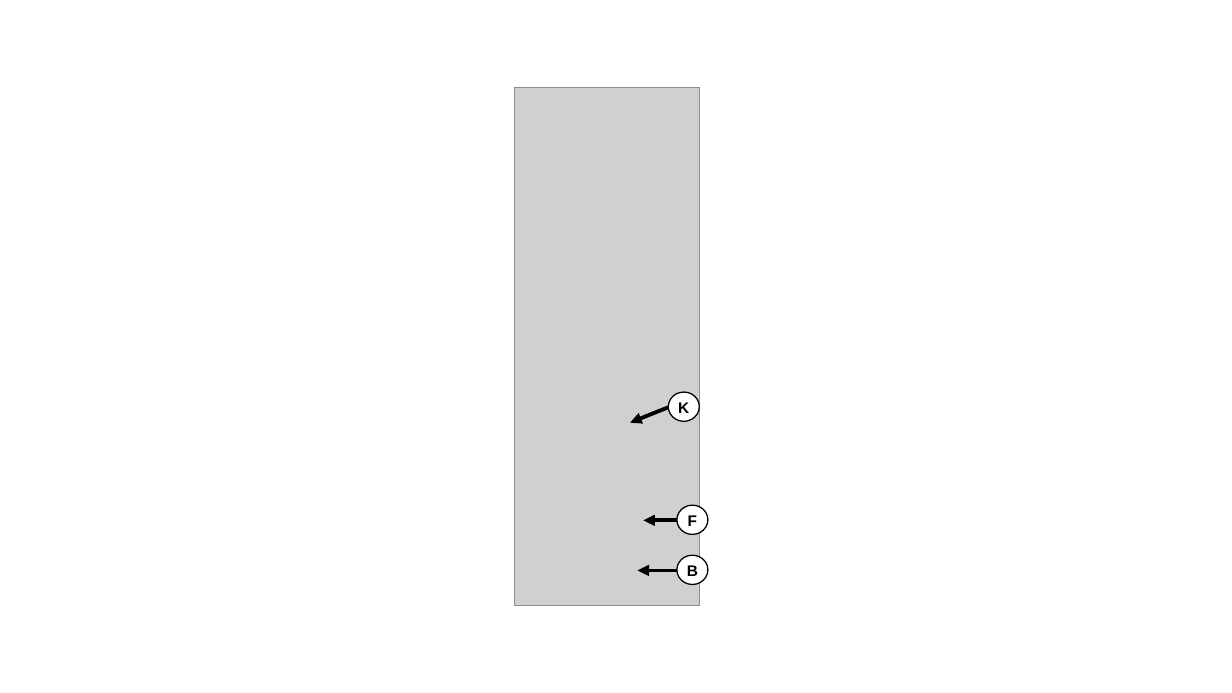
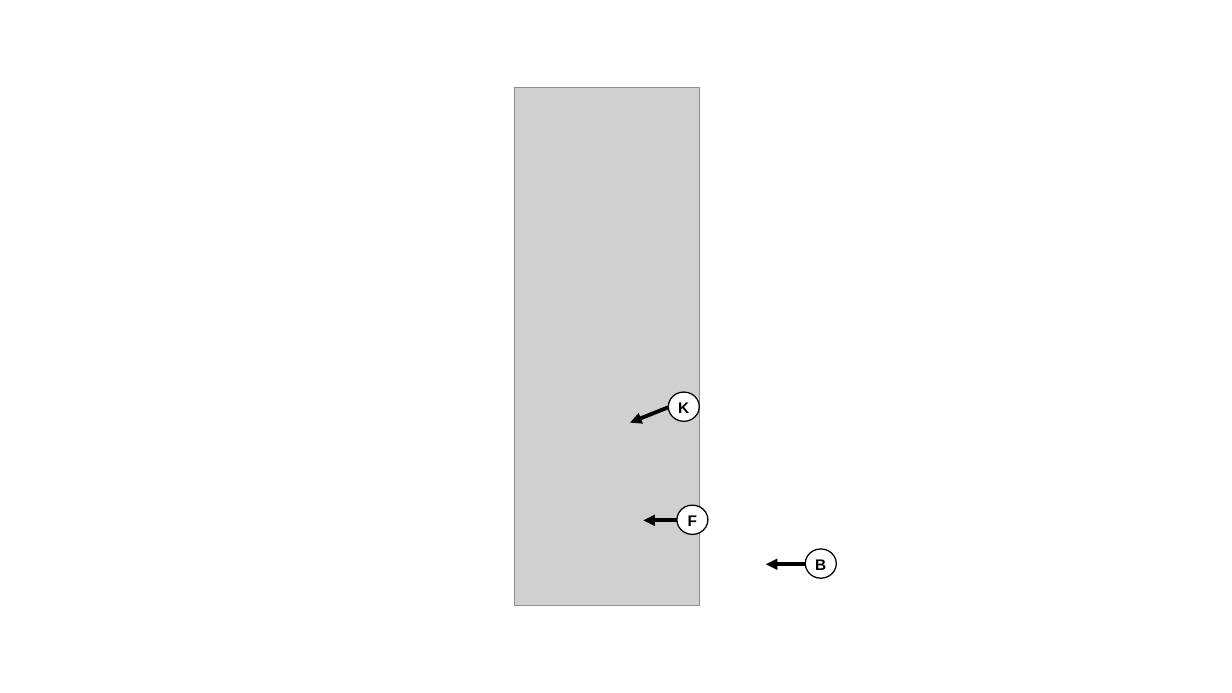
Before and after one commit to emilah-png/Bachelor, a slide deck: slide 5 of Hydraulic drawing/Crane_booms_with_names.pptx. Drawn at 1232x693 pixels with LibreOffice and Linux fonts; fonts in the diff are those of the drawing; grey boxes stand for pictures. Boxes give left, top, right and bottom in pixels: in the first picture for what was removed or moved away, otherwise in the second. Text is boxed around its words. In the diff, an @@ line names an element or a change of style, - is before the commit and + after.

```diff
--- a/Hydraulic drawing/Crane_booms_with_names.pptx
+++ b/Hydraulic drawing/Crane_booms_with_names.pptx
@@ 1 text, 1 arrow, 1 ellipse: place and size @@
-1 text, 1 arrow, 1 ellipse at bbox=[638, 555, 709, 585]
+1 text, 1 arrow, 1 ellipse at bbox=[766, 549, 837, 579]
```
Also in this commit, not shown: 1 other slide changed, 1 other file.
